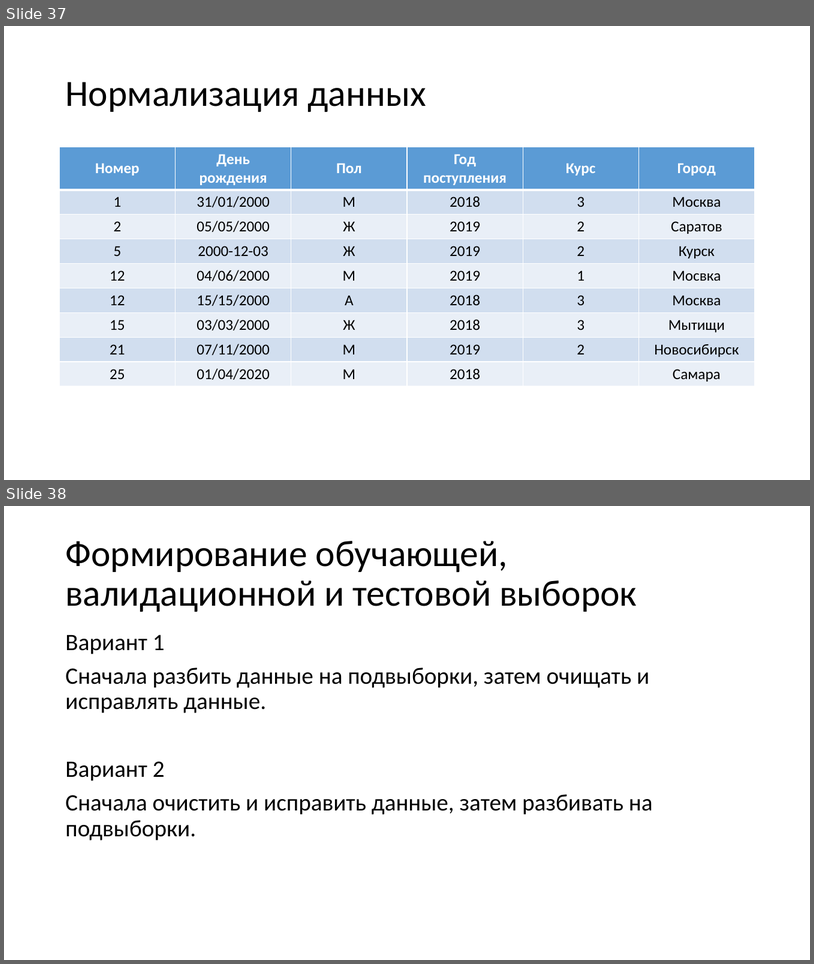
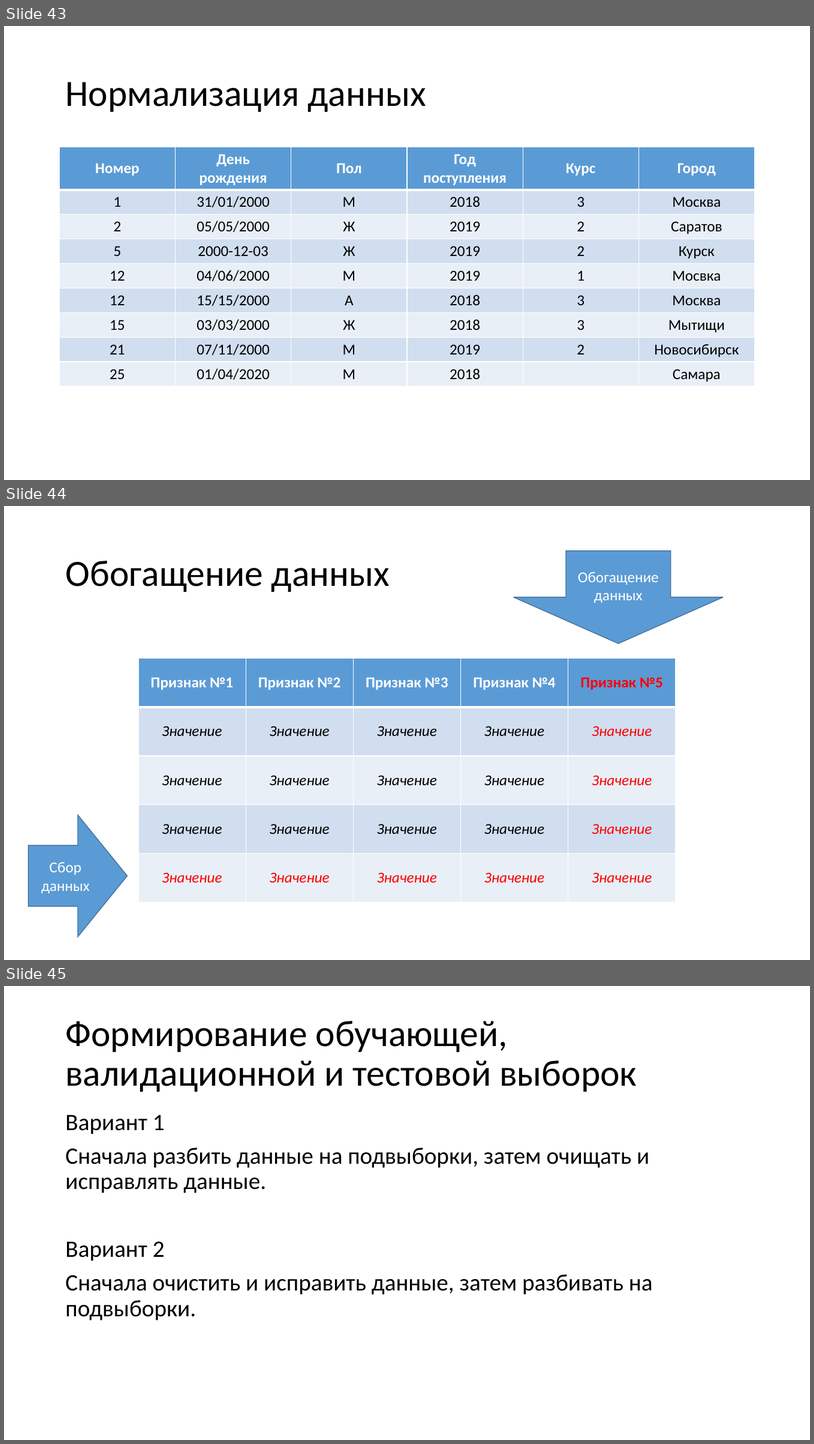
Before and after one commit to mosalov/AI_main_lectures, a slide deck: Лекция 3 07_10_2020.pptx. Shown one above the other, each under a label of ours: slides 37 and 38 before the commit, slides 43, 44 and 45 after it. The pictures are 814x964 and 814x1444 pixels, drawn with LibreOffice and Linux fonts; fonts in the diff are those of the drawing. Boxes give left, top, right and bottom in pixels: in the first picture for what was removed or moved away, otherwise in the second. Text is boxed around its words. In the diff, an @@ line names an element or a change of style, - is before the commit and + after.

```diff
--- a/Лекция 3 07_10_2020.pptx
+++ b/Лекция 3 07_10_2020.pptx
@@ slide 44 added at <box>4,506,810,960</box>, background #FFFFFF @@
@@ down arrow added at <box>514,551,724,643</box>, fill #5B9BD5, outline #43739E 1 pt, 18 pt, text #FFFFFF @@
+Обогащение данных
@@ title added at <box>65,561,390,592</box>, 44 pt, text #000000 @@
+Обогащение данных
@@ table added at <box>138,658,677,901</box>, 5 rows, 5 columns @@
+Признак №1 | Признак №2 | Признак №3 | Признак №4 | Признак №5
+Значение | Значение | Значение | Значение | Значение
+Значение | Значение | Значение | Значение | Значение
+Значение | Значение | Значение | Значение | Значение
+Значение | Значение | Значение | Значение | Значение
@@ right arrow added at <box>28,814,128,936</box>, fill #5B9BD5, outline #43739E 1 pt, 18 pt, text #FFFFFF @@
+Сбор данных
@@ what was slide 37 is now slide 43 @@
@@ what was slide 38 is now slide 45 @@
```
Also in this commit, not shown: 13 slides changed, 15 other slides added, 9 slides removed, 3 other files.
